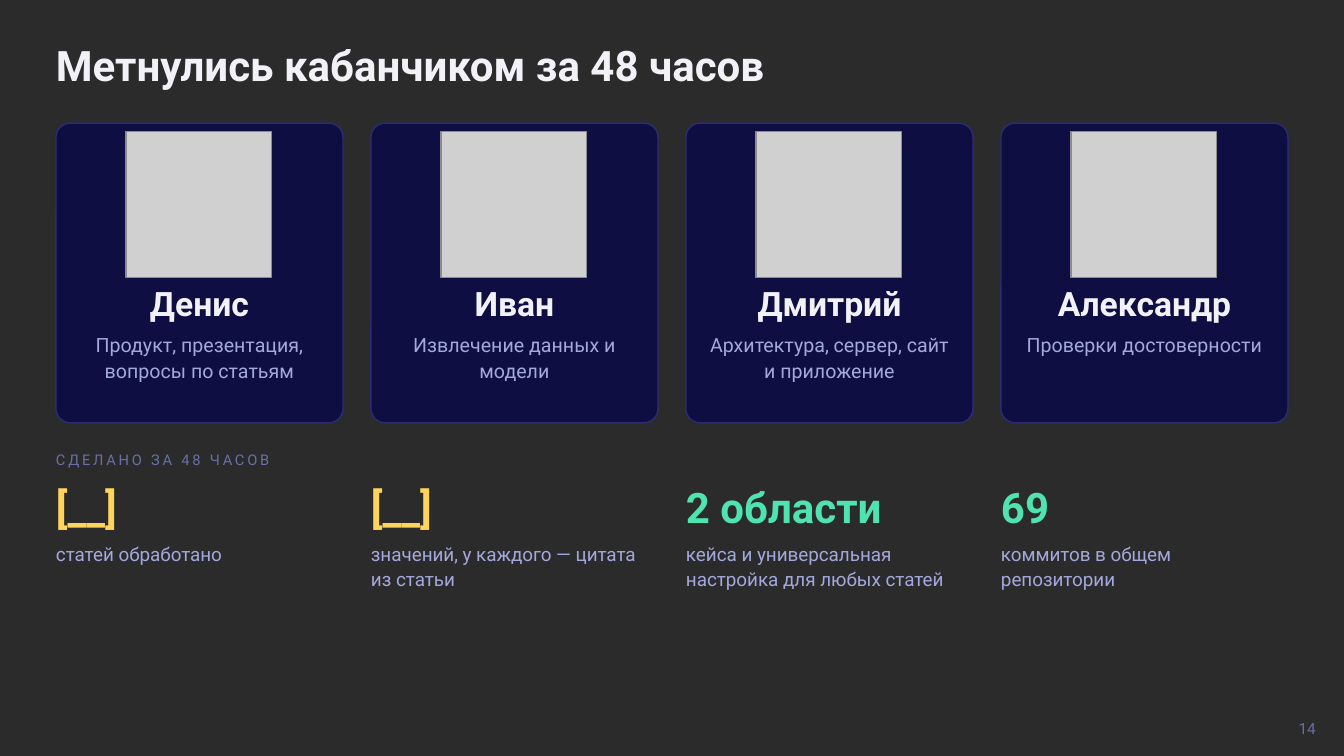
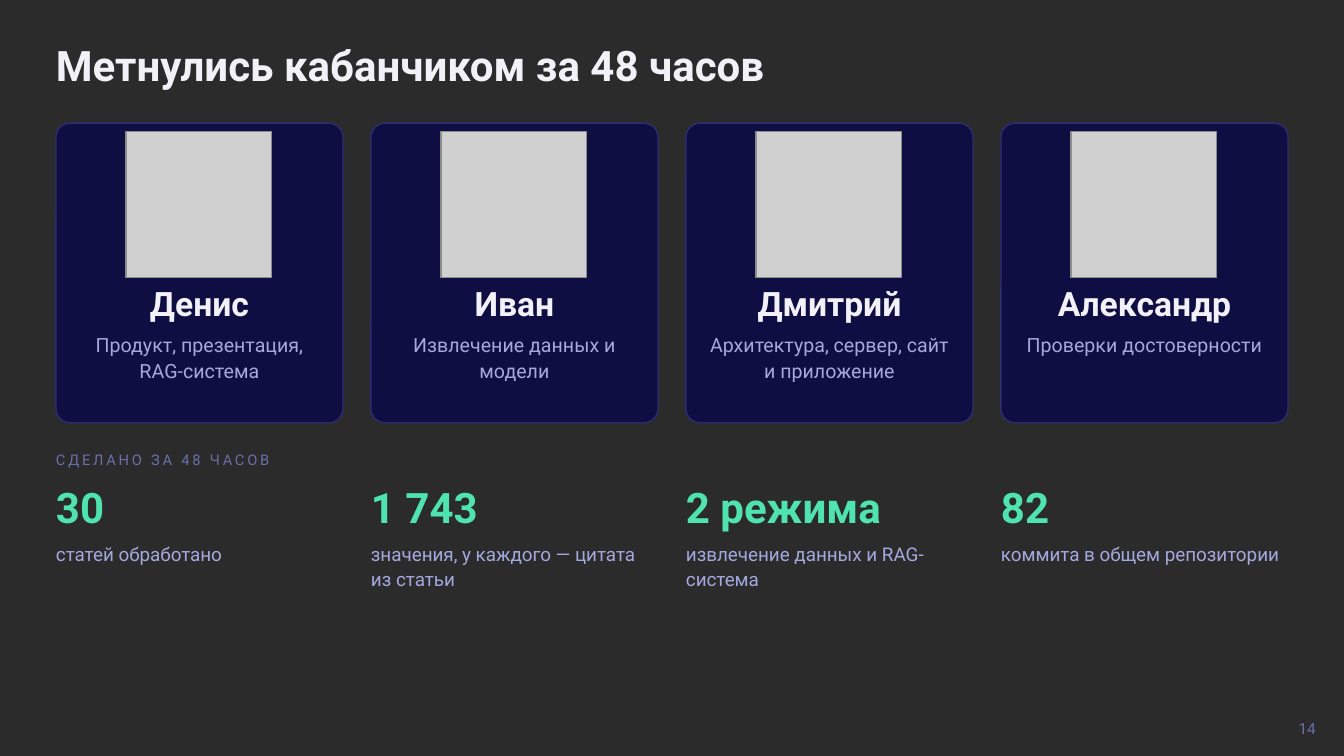
Before and after one commit to TawerkaQQ/cybergarden_xx_vinity, a slide deck: slide 14 of presentation/presentation.pptx. Drawn at 1344x756 pixels with LibreOffice and Linux fonts; fonts in the diff are those of the drawing; grey boxes stand for pictures; background and template pictures are left out; a plain dark background stands for a picture behind light text. Boxes give left, top, right and bottom in pixels: in the first picture for what was removed or moved away, otherwise in the second. Text is boxed around its words. In the diff, an @@ line names an element or a change of style, - is before the commit and + after.

Commit message:
Обновить презентацию: RAG-система, технологии, скриншоты интерфейса вместо гифок

```diff
--- a/presentation/presentation.pptx
+++ b/presentation/presentation.pptx
@@ text at bbox=[96, 338, 303, 378]: text changed @@
-Продукт, презентация, вопросы по статьям
+Продукт, презентация, RAG-система
@@ text removed at bbox=[56, 482, 344, 538] @@
-[__]
@@ text added at bbox=[56, 492, 104, 524], 30 pt, text #4FE3B0, bold @@
+30
@@ text removed at bbox=[371, 482, 658, 538] @@
-[__]
@@ text added at bbox=[371, 492, 477, 524], 30 pt, text #4FE3B0, bold @@
+1 743
@@ text at bbox=[686, 492, 880, 532]: text changed @@
-2 области
+2 режима
@@ text at bbox=[1001, 492, 1049, 524]: text changed @@
-69
+82
@@ text at bbox=[371, 551, 635, 586]: text changed @@
-значений, у каждого — цитата из статьи
+значения, у каждого — цитата из статьи
@@ text at bbox=[686, 547, 924, 586]: text changed @@
-кейса и универсальная настройка для любых статей
+извлечение данных и RAG-система
@@ text at bbox=[1001, 546, 1279, 565]: text changed @@
-коммитов в общем репозитории
+коммита в общем репозитории
```
Also in this commit, not shown: 5 other slides changed, 2 slides added, 2 slides removed.
